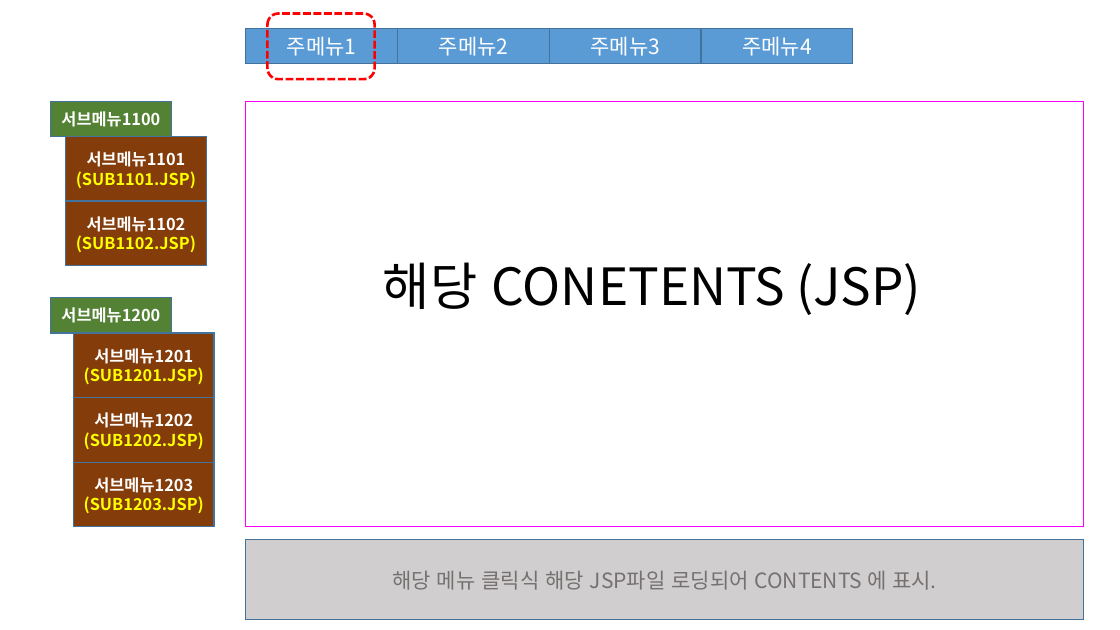
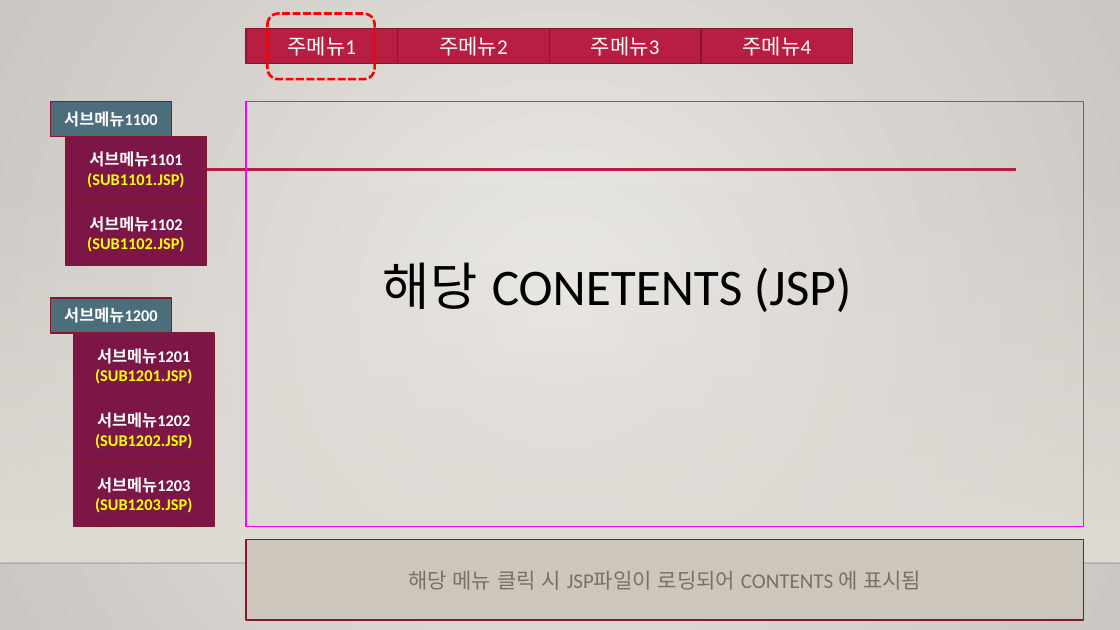
Before and after one commit to SniperDitto/save, a slide deck: slide 4 of 2022JAVA_YSH 1/자료 (1) (1)/권한관리 데이터베이스.pptx. Drawn at 1120x630 pixels with LibreOffice and Linux fonts; fonts in the diff are those of the drawing; background and template pictures are left out. Boxes give left, top, right and bottom in pixels: in the first picture for what was removed or moved away, otherwise in the second. Text is boxed around its words. In the diff, an @@ line names an element or a change of style, - is before the commit and + after.

```diff
--- a/2022JAVA_YSH 1/자료 (1) (1)/권한관리 데이터베이스.pptx
+++ b/2022JAVA_YSH 1/자료 (1) (1)/권한관리 데이터베이스.pptx
@@ background #FFFFFF to gradient #ECEAE7 to #CAC7C1 @@
@@ font Noto Sans CJK KR to Calibri; fill #5B9BD5 to #B71E42; outline #43739E 1 pt to #871631 1.25 pt in 4 elements at [246,29,398,64], [397,29,549,64], [549,29,702,64], [702,29,854,64] @@
@@ rectangle "서브메뉴1100" at [50,102,172,137]: font Noto Sans CJK KR to Calibri; fill #548235 to #4C6E7A; outline #43739E 1 pt to #871631 1.25 pt @@
@@ rectangle at [246,102,1084,527]: outline #FF00FF 1 pt to #FF00FF 1.25 pt @@
@@ line added from (134, 170) to (1017, 170), #B71E42 2.5 pt @@
@@ rectangle added at [0,186,1120,563], fill gradient #DFDBD5 @@
@@ text "해당 CONETENTS (JSP)" at [383,262,851,312]: font Noto Sans CJK KR to Calibri @@
@@ rectangle "서브메뉴1200" at [50,298,172,334]: font Noto Sans CJK KR to Calibri; fill #548235 to #4C6E7A; outline #43739E 1 pt to #871631 1.25 pt @@
@@ font Noto Sans CJK KR to Calibri; fill #843C0B to #7C1646; outline #43739E 1 pt to #871631 1.25 pt in 5 elements at [66,137,206,202], [66,201,206,266], [74,333,214,397], [74,397,214,462], [74,462,214,527] @@
@@ line added from (0, 563) to (1120, 563), #000001 1 pt @@
@@ rectangle "해당 메뉴 클릭 시 JSP파일이 ..." at [246,540,1084,620]: fill #D0CECE to #CCC6BC; outline #43739E 1 pt to #871631 1.25 pt @@
@@ text in rectangle at [408,571,921,590]: text changed; font Noto Sans CJK KR to Calibri; text colour #767171 to #7C705E @@
-해당 메뉴 클릭식 해당 JSP파일 로딩되어 CONTENTS 에 표시.
+해당 메뉴 클릭 시 JSP파일이 로딩되어 CONTENTS 에 표시됨
```
Also in this commit, not shown: 12 other slides changed, 3 slides removed, 8 other files.
